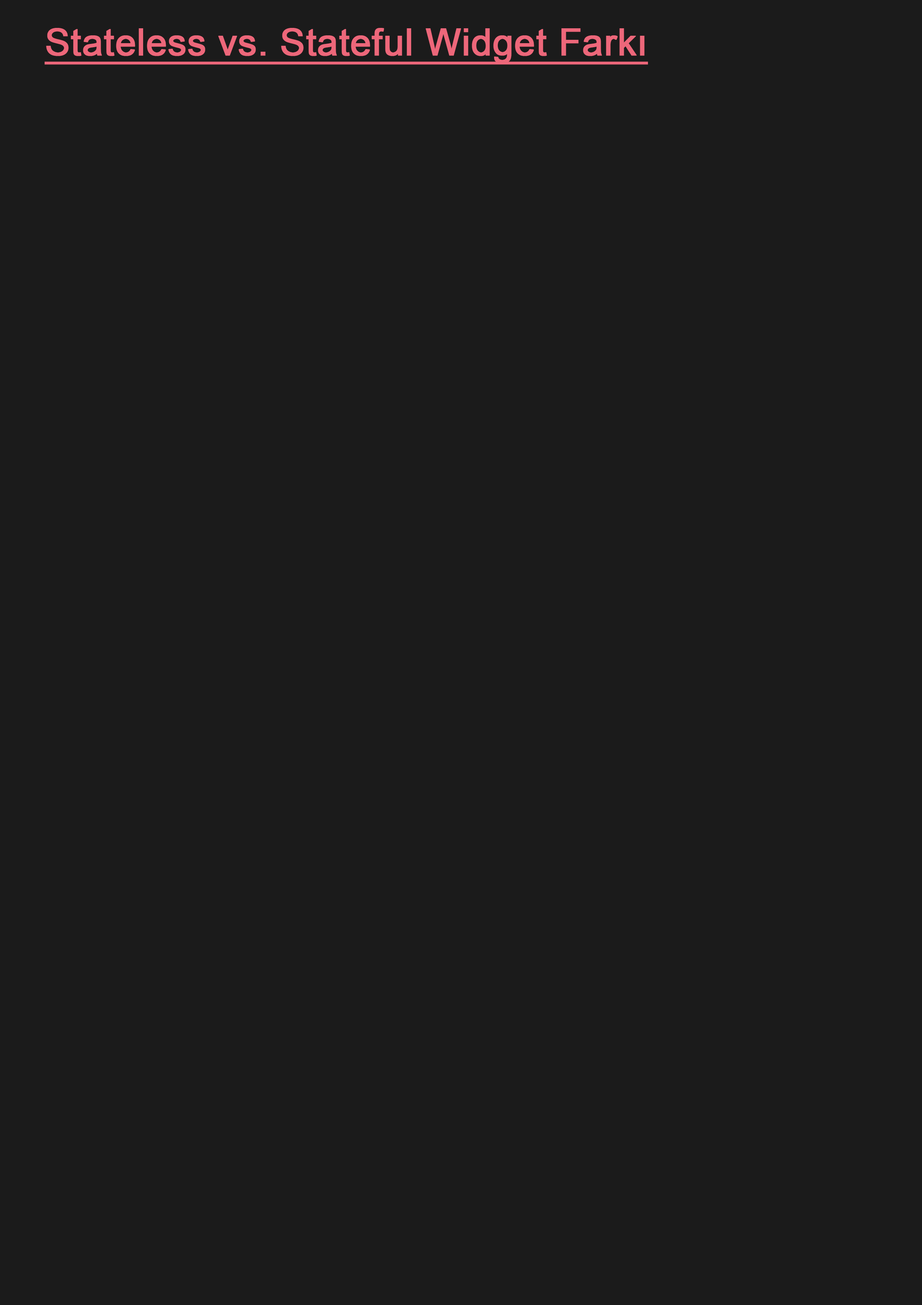
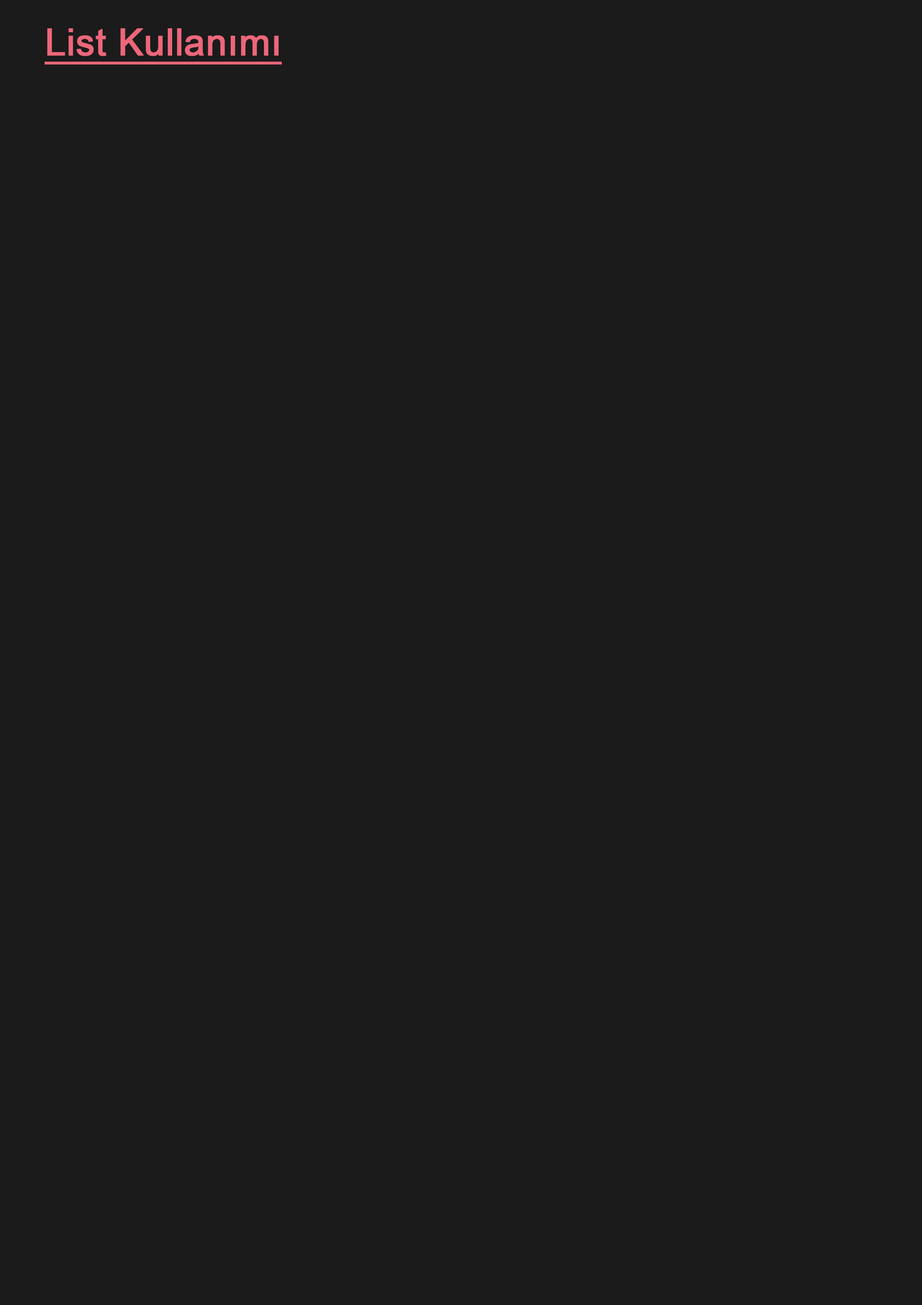
Comparing the layer stacks of the two (922, 1305) images. Changes:
renamed "Stateless vs. Stateful Widget Farkı" to "List Kullanımı", painted on it over [46, 27, 649, 65]
